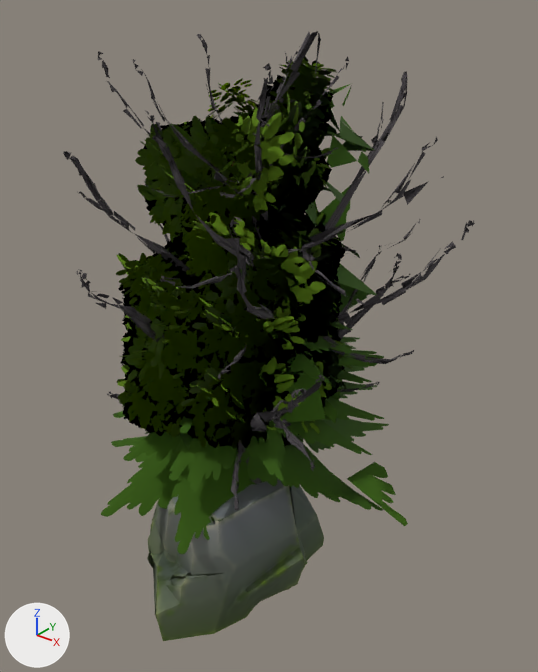
An edit to the glTF model public/nature/jurassique.glb, drawn before and after from the same camera.
Camera for both pictures: a 50 mm lens placed at (7.29, -8.33, 9.8), pointed at (0.4, 0.28, 4.46). Every picture has the same lights, and +X, +Y and +Z are marked at lower left. The picture after the commit comes second. Where no turn or scale is listed for an object, it has been applied to the vertices. Vertices at exactly the same position are counted once.

Names of what the first picture shows: 'CommonTree_1', 'CommonTree_2', 'CommonTree_3', 'DeadTree_1', 'Pine_1', 'Pine_2', 'Pine_5', 'Rock_Medium_1', 'Rock_Medium_2', 'Rock_Medium_3'.
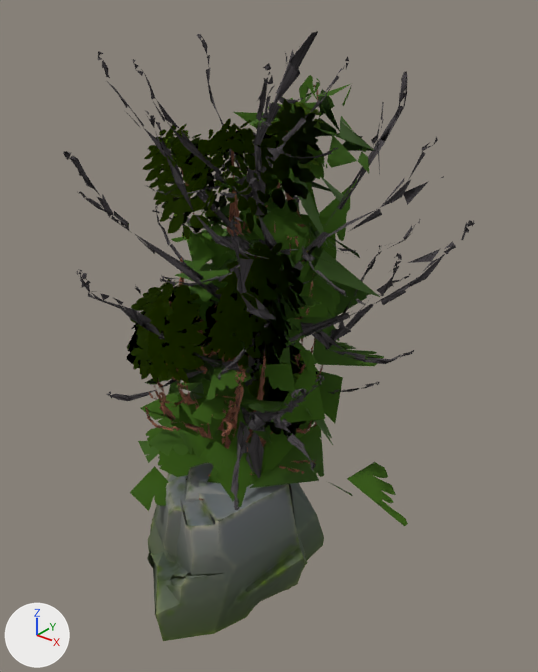
Changed parts and their boxes [x1, y1, x2, y2] in the pictures (538 x 672 px; the box of a moved part takes in the faces that stretch with it):
'CommonTree_3', reshaped (11% narrower, 7% shorter)
    before: [116, 57, 336, 434]
    after: [127, 97, 323, 448]
'Pine_2', reshaped
    before: [101, 266, 389, 554]
    after: [130, 177, 353, 511]
'CommonTree_2', reshaped
    before: [117, 177, 353, 443]
    after: [145, 203, 323, 459]
'Pine_1', reshaped
    before: [123, 276, 377, 491]
    after: [146, 189, 333, 500]
'CommonTree_1', reshaped
    before: [129, 208, 340, 449]
    after: [153, 220, 314, 447]
part 1 of me_tree_023, deleted
    before: [129, 208, 340, 449]
part 2 of me_tree_024, deleted
    before: [117, 177, 353, 443]
part 3 of me_tree_025, deleted (green)
    before: [116, 57, 336, 434]
part 4 of me_tree_025, moved or reshaped (not visible before)
    after: [227, 357, 300, 411]
part 5 of me_tree, cut back
    before: [82, 31, 436, 493]
    after: [82, 31, 440, 493]
part 7 of me_tree_029, rebuilt
    before: [111, 436, 154, 462]
    after: [138, 380, 181, 463]
part 8 of me_tree_029, cut back
    before: [101, 266, 389, 554]
    after: [130, 177, 353, 511]
part 9 of me_tree_029, surface changed
    after: [209, 419, 233, 440]

What changed in the scene script:
```text
Change me_tree_023:
    remove me_tree_023.from_pydata(...)  # 2959 vertices, 1600 faces; spans x -2.0..1.95, y -2.03..1.85, z -0.29..6.96
    add me_tree_023.from_pydata(...)  # 1461 vertices, 867 faces; spans x -1.36..1.27, y -1.35..1.13, z -0.29..6.47
    me_tree_023 part 1: 383 loose pieces with 1496 vertices, spanning x -2.0..1.95, y -2.03..1.85, z 2.35..6.96, are deleted
    other edits to the shape of me_tree_023 do not show in these pictures
    remove me_tree_023.materials.append(mat_leaves_normaltree)
Change me_tree_024:
    remove me_tree_024.from_pydata(...)  # 2891 vertices, 1600 faces; spans x -2.22..2.04, y -2.29..1.68, z -0.32..7.4
    add me_tree_024.from_pydata(...)  # 1434 vertices, 891 faces; spans x -1.43..1.34, y -1.57..0.94, z -0.32..6.66
    me_tree_024 part 2: 374 loose pieces with 1451 vertices, spanning x -2.22..2.04, y -2.29..1.68, z 2.89..7.4, are deleted
    other edits to the shape of me_tree_024 do not show in these pictures
    remove me_tree_024.materials.append(mat_leaves_normaltree_001)
Change me_tree_025:
    remove me_tree_025.from_pydata(...)  # 3204 vertices, 1600 faces; spans x -1.96..2.08, y -2.18..1.91, z -0.28..8.89
    add me_tree_025.from_pydata(...)  # 1251 vertices, 700 faces; spans x -1.71..1.79, y -1.91..1.54, z -0.28..8.42
    me_tree_025 part 3: 527 loose pieces with 1947 vertices, spanning x -1.96..2.08, y -2.18..1.91, z 2.83..8.89, are deleted
    me_tree_025 part 4: 10 vertices removed from x -0.67..1.55, y -0.4..1.21, z 2.93..4.93; 5 vertices added at x -0.62..1.35, y -0.29..1.07, z 3.24..4.72
    other edits to the shape of me_tree_025 do not show in these pictures
Change me_tree:
    remove me_tree.from_pydata(...)  # 2480 vertices, 1600 faces; spans x -2.59..3.52, y -2.83..2.9, z -0.38..9.16
    add me_tree.from_pydata(...)  # 2096 vertices, 1240 faces; spans x -2.59..3.52, y -2.83..2.9, z -0.38..9.15
    me_tree part 5: 5 vertices moved from x 0.33..2.02, y -2.1..0.14, z 3.36..6.17 to x 0.44..2.03, y -2.1..-0.03, z 3.18..6.25; 567 vertices removed from x -2.36..3.28, y -2.71..2.73, z -0.34..9.16; 209 vertices added at x -2.31..2.98, y -2.7..2.58, z -0.24..8.88
    other edits to the shape of me_tree do not show in these pictures
Change me_tree_028:
    remove me_tree_028.from_pydata(...)  # 1989 vertices, 1600 faces; spans x -2.45..2.5, y -2.06..2.48, z -0.25..7.08
    add me_tree_028.from_pydata(...)  # 1276 vertices, 752 faces; spans x -1.93..1.69, y -1.51..1.84, z -0.25..7.01
    me_tree_028 part 6: 24 vertices moved from x -0.85..0.21, y -0.86..1.36, z -0.23..6.86 to x -1.08..0.78, y -0.88..1.44, z -0.23..6.96; 991 vertices removed from x -2.45..2.5, y -2.06..2.48, z -0.25..7.08; 311 vertices added at x -1.93..1.69, y -1.51..1.82, z -0.22..7.01
    other edits to the shape of me_tree_028 do not show in these pictures
Change me_tree_029:
    remove me_tree_029.from_pydata(...)  # 1928 vertices, 1600 faces; spans x -2.89..2.84, y -2.53..2.69, z -0.25..7.14
    add me_tree_029.from_pydata(...)  # 1202 vertices, 710 faces; spans x -2.33..2.21, y -1.79..1.89, z -0.25..7.14
    me_tree_029 part 7: the loose piece of 18 vertices spanning x -2.89..0.11, y -0.72..1.38, z 1.26..3.35 is rebuilt with 7 vertices and now spans x -2.33..-0.22, y -0.79..1.16, z 1.33..4.08
    me_tree_029 part 8: 26 vertices moved from x -1.23..1.39, y -0.26..1.43, z -0.23..7.06 to x -1.46..1.52, y -0.26..1.44, z -0.23..6.9; 1010 vertices removed from x -2.6..2.84, y -2.53..2.69, z -0.25..7.14; 302 vertices added at x -2.03..2.21, y -1.79..1.89, z -0.22..7.14
    me_tree_029 part 9: 6 kept faces spanning x -1.24..0.11, y -0.56..0.52, z 1.1..6.93 get new texture (UV) coordinates
    other edits to the shape of me_tree_029 do not show in these pictures
```
